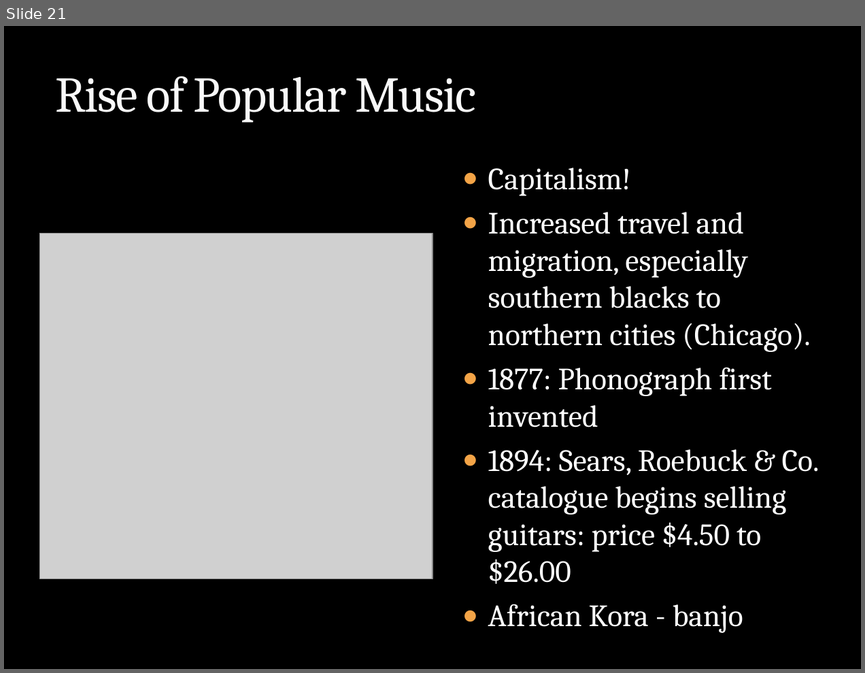
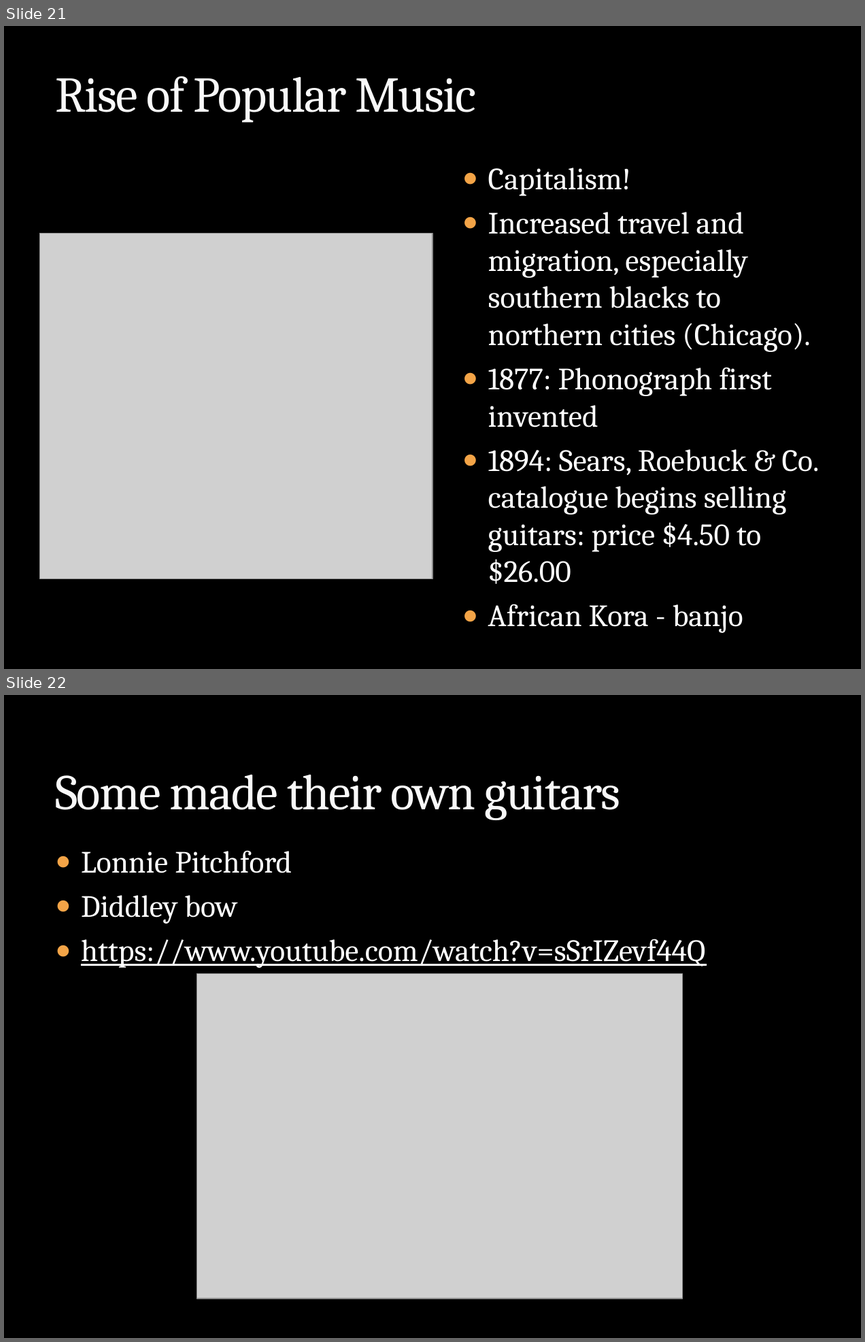
Before and after one commit to mrbaker1917/website, a slide deck: HSTR121/ppts/History_Rock_Intro.pptx. Shown one above the other, each under a label of ours: slide 21 before the commit, slides 21 and 22 after it. The pictures are 865x673 and 865x1342 pixels, drawn with LibreOffice and Linux fonts; fonts in the diff are those of the drawing; grey boxes stand for pictures; background and template pictures are left out. Boxes give left, top, right and bottom in pixels: in the first picture for what was removed or moved away, otherwise in the second. Text is boxed around its words. In the diff, an @@ line names an element or a change of style, - is before the commit and + after.

```diff
--- a/HSTR121/ppts/History_Rock_Intro.pptx
+++ b/HSTR121/ppts/History_Rock_Intro.pptx
@@ slide 22 added at bbox=[4, 695, 861, 1338], background picture (left out) @@
@@ title added at bbox=[55, 775, 620, 820], 42 pt, text #F9F9F9 @@
+Some made their own guitars
@@ text added at bbox=[81, 850, 705, 968], 26 pt, text #FFFFFF, underline @@
+● Lonnie Pitchford
+● Diddley bow
+● https://www.youtube.com/watch?v=sSrIZevf44Q
@@ picture added at bbox=[197, 974, 683, 1298] @@
```
Also in this commit, not shown: 3 slides changed.
